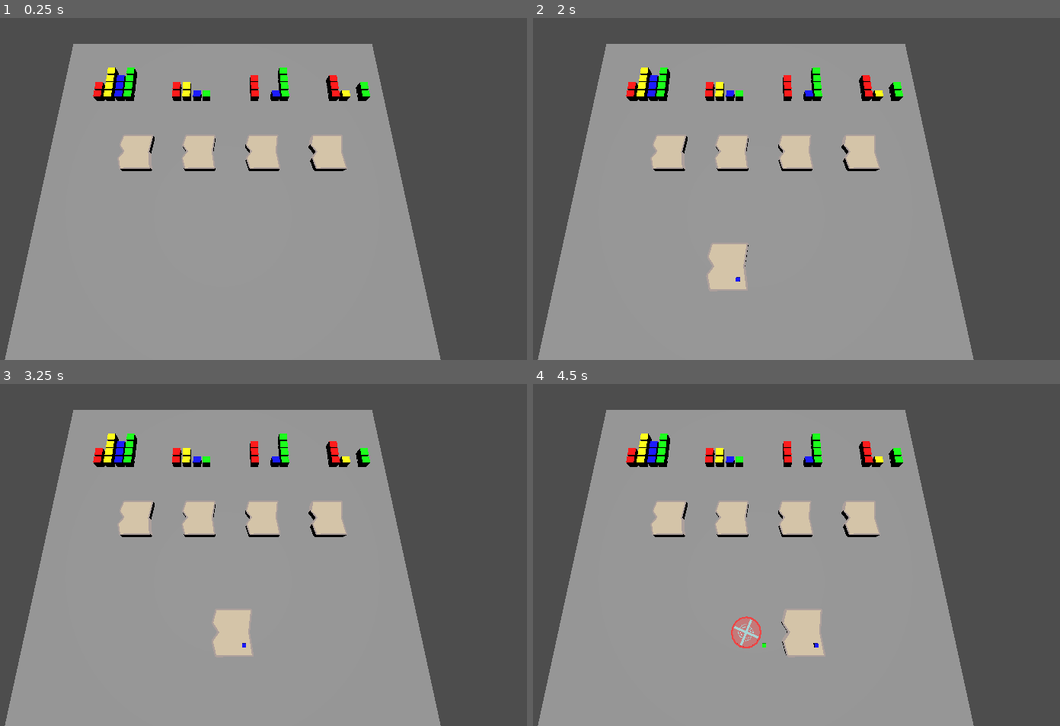
Above: before the commit, frames 1-4 (two rows, left to right).
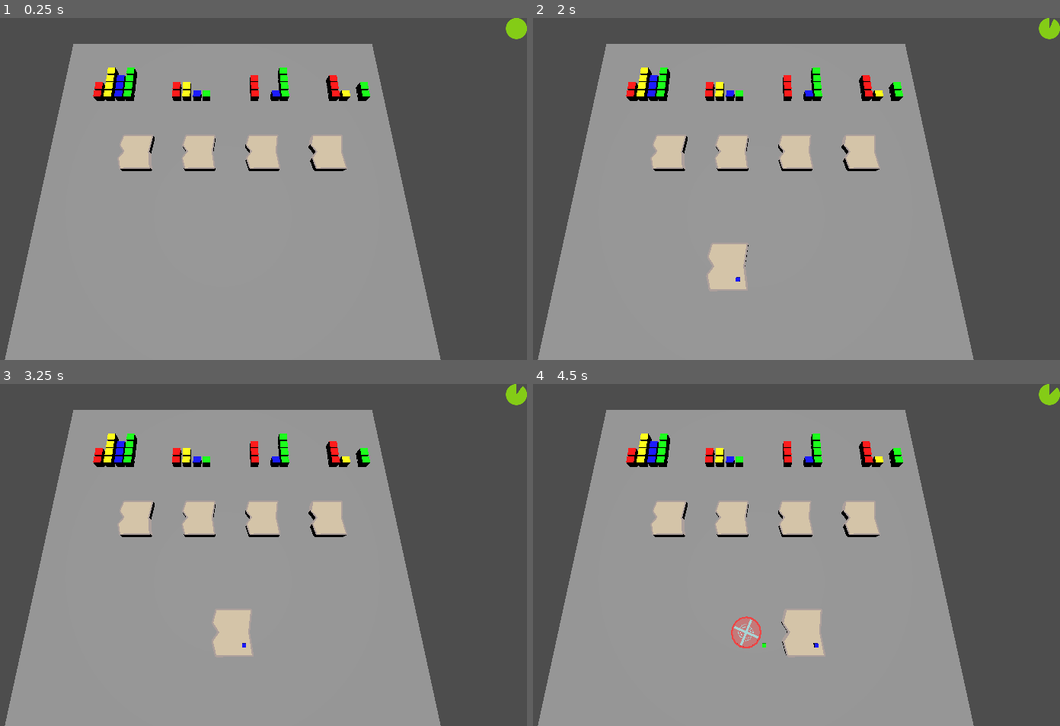
Above: after the commit, the same moments.

Repository: gabrield67/Sandwich-Shop
Game: Godot game, scene res://scenes/game.tscn
Two runs of this game, one before a commit and one after it. Both use one fixed random seed, a clock stepped at 60 frames per second and the inputs below.
Inputs (mouse positions are in pixels of both pictures, inside the frame that each line leads up to):
- Up to frame 1 (0.25 s): no input
- Up to frame 2 (2 s): tap Enter at 0.5 s; move the mouse to (891, 171) at 0.52 s; click (891, 171) at 0.67 s; tap Space at 1.25 s; move the mouse to (633, 206) at 1.27 s; click (633, 206) at 1.42 s
- Up to frame 3 (3.25 s): move the mouse to (284, 479) at 2.02 s; click (284, 479) at 2.17 s; move the mouse to (189, 623) at 2.77 s; click (189, 623) at 2.92 s
- Up to frame 4 (4.5 s): move the mouse to (938, 606) at 3.52 s; click (938, 606) at 3.67 s; move the mouse to (575, 503) at 4.27 s; click (575, 503) at 4.42 s

The runs differ from the first frame. In frame 1, 0.2% of the frame differs, in the area x 95-100%, y 0-7%; in frame 2, 0.2%; in frame 3, 0.2%; in frame 4, 0.2%.

Commit message:
Basic HUD with timer
Added a Canvas Layer and a level timer

Diff:
--- /dev/null
+++ b/scenes/HUD.tscn
@@ -0,0 +1,26 @@
+[gd_scene format=3 uid="uid://bkd5kxair4hmq"]
+
+[ext_resource type="Texture2D" uid="uid://cxqhivndx050a" path="res://assets/progress_circle_lime_green.png" id="1_fls4u"]
+[ext_resource type="Script" uid="uid://dae7ma6q3yf0w" path="res://scenes/radial_timer.gd" id="2_1etfg"]
+
+[node name="HUD" type="CanvasLayer" unique_id=1287460498]
+
+[node name="Control" type="Control" parent="." unique_id=614236100]
+layout_mode = 3
+anchors_preset = 1
+anchor_left = 1.0
+anchor_right = 1.0
+offset_left = -40.0
+offset_bottom = 40.0
+grow_horizontal = 0
+
+[node name="Radial Timer" type="TextureProgressBar" parent="Control" unique_id=826439598]
+layout_mode = 0
+offset_right = 40.0
+offset_bottom = 40.0
+fill_mode = 5
+nine_patch_stretch = true
+texture_progress = ExtResource("1_fls4u")
+script = ExtResource("2_1etfg")
+
+[node name="Level Timer" type="Timer" parent="Control/Radial Timer" unique_id=1849427169]
--- a/scenes/game.tscn
+++ b/scenes/game.tscn
@@ -4,6 +4,7 @@
 [ext_resource type="PackedScene" uid="uid://c54v7gf8e74j5" path="res://scenes/Ingredients/Bread.tscn" id="3_lnu2h"]
 [ext_resource type="AudioStream" uid="uid://4bgt8e0y4v5a" path="res://sounds/switch_02_rubber_duck.ogg" id="4_iywne"]
 [ext_resource type="PackedScene" uid="uid://drkevmp0aiaxv" path="res://scenes/Ingredients/Ingredient Spawner.tscn" id="4_lbhrr"]
+[ext_resource type="PackedScene" uid="uid://bkd5kxair4hmq" path="res://scenes/HUD.tscn" id="5_iywne"]
 
 [sub_resource type="BoxShape3D" id="BoxShape3D_8cj0n"]
 
@@ -53,6 +54,8 @@
 volume_db = -5.0
 pitch_scale = 0.58
 
+[node name="HUD" parent="." unique_id=1287460498 instance=ExtResource("5_iywne")]
+
 [connection signal="body_entered" from="Bread" to="Bread" method="on_entered"]
 [connection signal="body_exited" from="Bread" to="Bread" method="on_exited"]
 [connection signal="body_entered" from="Bread2" to="Bread2" method="on_entered"]
--- /dev/null
+++ b/scenes/radial_timer.gd
@@ -0,0 +1,18 @@
+extends TextureProgressBar
+
+@onready var timer: Timer = $"Level Timer"
+
+@export var levelTime: int = 30
+
+# Called when the node enters the scene tree for the first time.
+func _ready() -> void:
+	timer.wait_time = levelTime
+	timer.one_shot = true
+	timer.start()
+
+	max_value = timer.wait_time
+
+
+# Called every frame. 'delta' is the elapsed time since the previous frame.
+func _process(delta: float) -> void:
+	value = timer.time_left
Binary file added: assets/progress_circle_lime_green.png
Not shown, added: assets/progress_circle_lime_green.png.import
Binary file added: assets/timer_circle_hot_red.png
Not shown, added: assets/timer_circle_hot_red.png.import
Not shown, added: scenes/radial_timer.gd.uid
